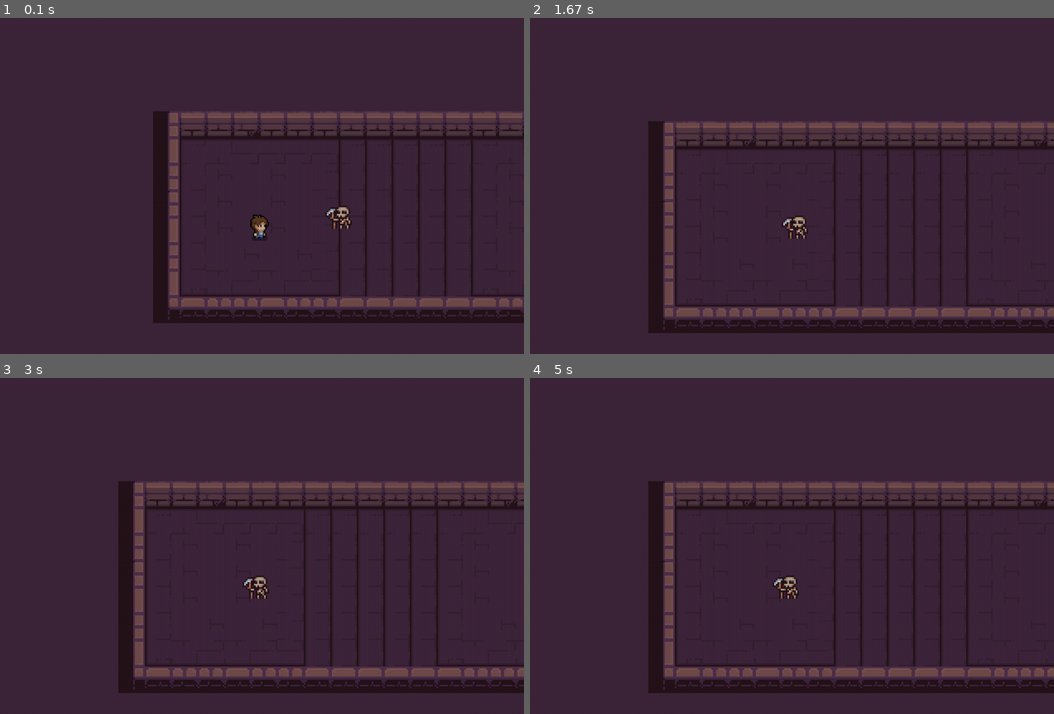
Above: before the commit, frames 1-4 (two rows, left to right).
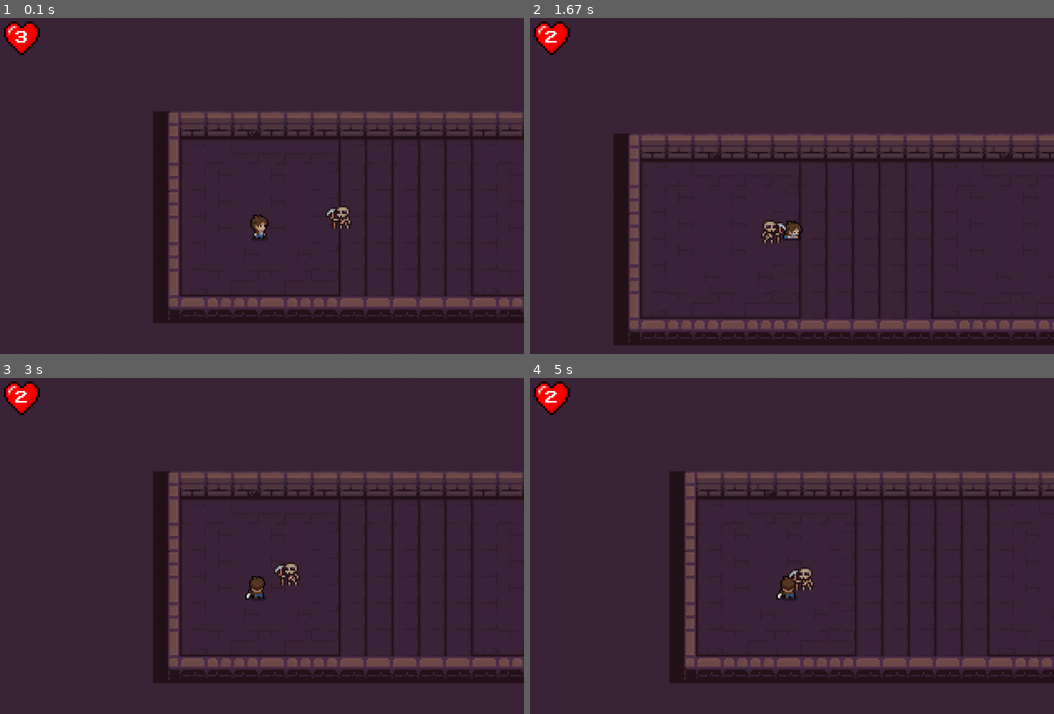
Above: after the commit, the same moments.

Repository: ThatIsDreamer/RougeLikePygame
Game: pygame game, started from main.py
The game is run twice, just before and just after one commit, with the same random seed, the same clock (stepped at 60 frames per second) and the same inputs.
Inputs:
- Up to frame 1 (0.1 s): no input
- Up to frame 2 (1.67 s): hold D 0.33-0.8 s; hold W 0.83-1.13 s; tap Space at 0.9, 1.23, 1.53 s; hold D 1.17-1.63 s
- Up to frame 3 (3 s): hold A 1.67-2.2 s; tap Space at 1.73, 2.03, 2.3, 2.63, 2.93 s; hold S 2.23-2.53 s; hold A 2.57-2.97 s
- Up to frame 4 (5 s): hold W 3-3.37 s; tap Space at 3.07, 3.47, 3.77, 4.13, 4.53, 4.83 s; hold D 3.4-4.03 s; hold S 4.07-4.43 s; hold A 4.47-4.93 s; hold D from 4.97 s (still down)

The runs differ from the first frame. In frame 1, 0.5% of the frame differs, in the area x 0-8%, y 1-12%; in frame 2, 19%, in the area x 0-100%, y 1-98%; in frame 3, 17%; in frame 4, 16%.

Commit message:
uiuiuiui

Diff:
--- a/Monster.py
+++ b/Monster.py
@@ -33,6 +33,8 @@
         self.p_y = -0
         self.mask = pygame.mask.from_surface(self.image)
         self.player = player
+        self.cooldown = False
+        self.cooldown_counter = 0
 
     def move(self, dx=0, dy=0):
         if dx != 0:
@@ -79,6 +81,13 @@
         self.image = self.animations[self.currsprite][int(self.curranimation)]
         self.mask = pygame.mask.from_surface(self.image)
 
+        if self.cooldown:
+            self.cooldown_counter += 0.01
 
-        if pygame.sprite.collide_mask(self, self.player):
+        if round(self.cooldown_counter) == 3:
+            self.cooldown = False
+            self.cooldown_counter = 0
+
+        if pygame.sprite.collide_mask(self, self.player) and not self.cooldown:
+            self.cooldown = True
             self.player.get_damage()
--- a/Player.py
+++ b/Player.py
@@ -1,5 +1,5 @@
 import pygame
-
+import math
 
 def get_image(sheet, width, hieght, x, y):
     # pygame.SRCALPHA
@@ -50,6 +50,7 @@
         self.walls = walls
 
     def move(self, dx=0, dy=0):
+
         if dx != 0:
             self.rect.x += dx
             if pygame.sprite.spritecollide(self, self.walls, False):
@@ -131,4 +132,5 @@
     # все понятно
     # github лучше telegram!!!
     def get_damage(self):
-        self.HP -= 1
+        if self.HP != 0:
+            self.HP -= 1
--- a/main.py
+++ b/main.py
@@ -26,10 +26,10 @@
 
 
 # функция для обрезки изображения
-def get_image(sheet, width, height, x, y):
-    image = pygame.Surface((width, height)).convert_alpha()
+def get_image(sheet, width, height, x, y, scale=64):
+    image = pygame.Surface((width, height), pygame.SRCALPHA)
     image.blit(sheet, (0, 0), (x, y, width, height))
-    image = pygame.transform.scale(image, (64, 64))
+    image = pygame.transform.scale(image, (scale, scale))
     return image
 
 
@@ -40,6 +40,29 @@
         self.image = image
         self.rect = self.image.get_rect(topleft=position)
 
+def render_HUD():
+
+    heart_image = pygame.image.load("Assets/HUD/heart_hud.png").convert_alpha()
+    heart_image = get_image(heart_image, 480, 480, 0, 0, 92)
+
+    X = 135
+    Y = 125
+    font = pygame.font.Font('Assets/Fonts/Pixel_font.ttf', 32)
+    health = font.render(str(player.HP), True, pygame.Color('white'))
+
+    textRect = health.get_rect()
+    textRect.center = (X // 2, Y // 2)
+
+
+    death_text = font.render("U ARE DEAD NO BIG SUPRISE", True, (255, 0, 0), (0, 0, 0))
+    text_x = w // 2 - death_text.get_width() // 2
+    text_y = h // 2 - death_text.get_height() // 2
+
+    if player.HP != 0:
+        screen.blit(heart_image, (20, 20))
+        screen.blit(health, textRect)
+    else:
+        screen.blit(death_text, (text_x, text_y))
 
 if __name__ == "__main__":
     pygame.init()
@@ -130,6 +153,8 @@
 
             all_sprites.remove(player)
 
+        render_HUD()
+
         pygame.display.flip()
 
     pygame.display.flip()
Binary file added: Assets/Fonts/Pixel_font.ttf
Binary file added: Assets/HUD/heart_hud.png
